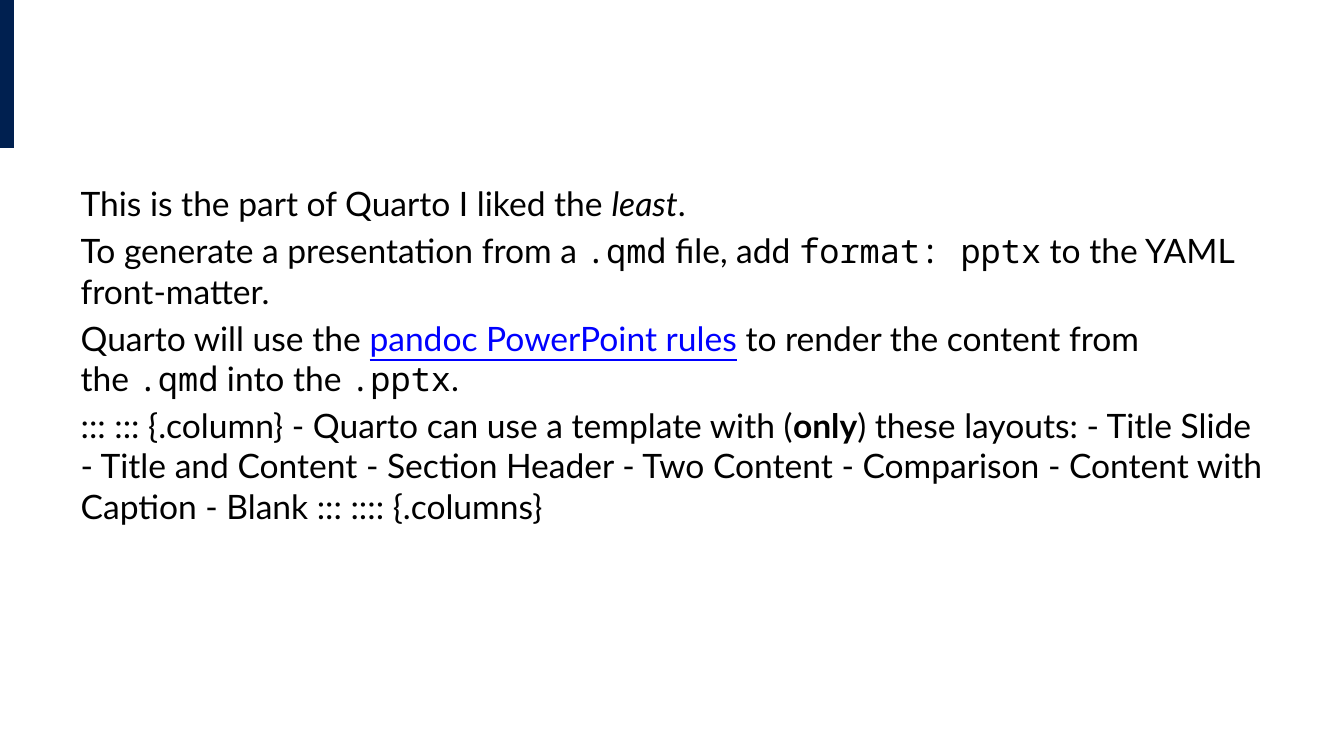
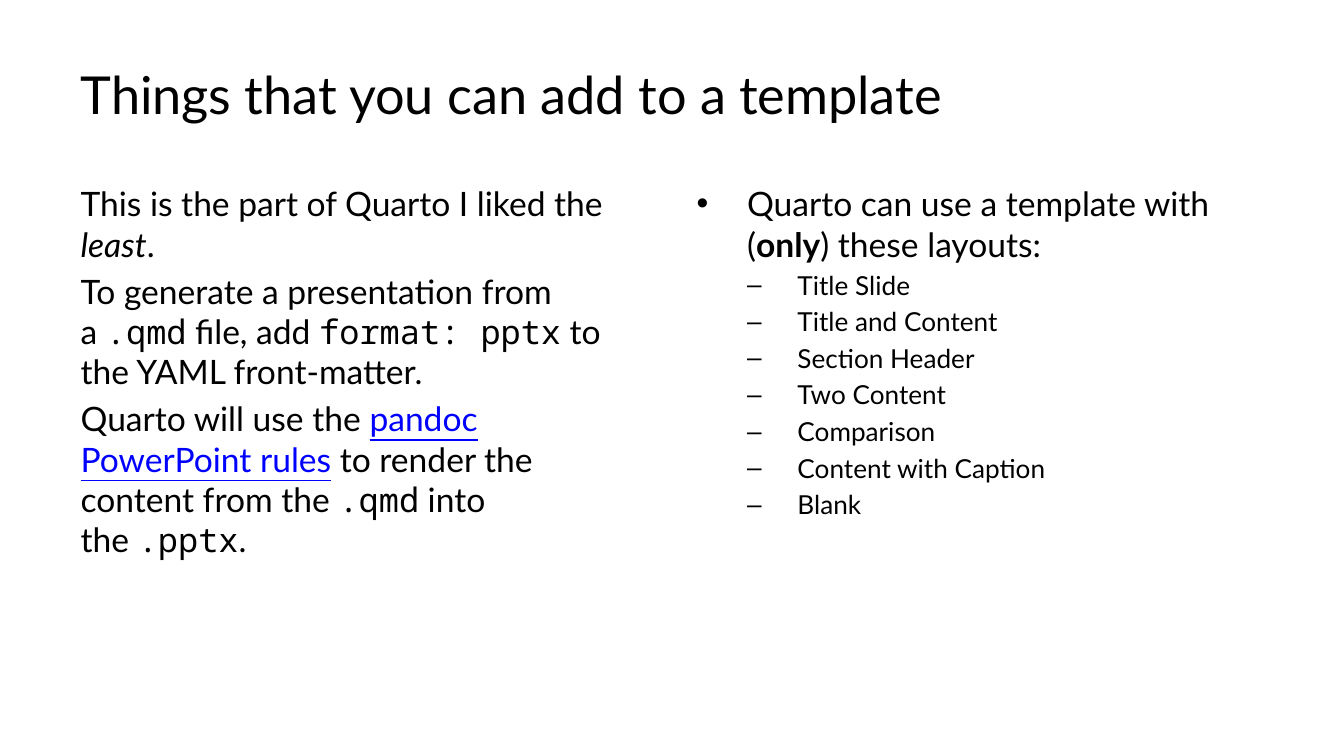
Before and after one commit to lucas-a-meyer/using-quarto, a slide deck: slide 13 of docs/presentation.pptx (slide 14 before the commit). Drawn at 1344x756 pixels with LibreOffice and Linux fonts; fonts in the diff are those of the drawing. Boxes give left, top, right and bottom in pixels: in the first picture for what was removed or moved away, otherwise in the second. Text is boxed around its words. In the diff, an @@ line names an element or a change of style, - is before the commit and + after.

```diff
--- a/docs/presentation.pptx
+++ b/docs/presentation.pptx
@@ rectangle removed at (0, 0, 13, 148) @@
@@ title added at (81, 75, 941, 124), 28 pt, text #000000 @@
+Things that you can add to a template
@@ text added at (747, 191, 1209, 514), 14 pt, text #000000 @@
+• Quarto can use a template with (only) these layouts:
+  – Title Slide
+  – Title and Content
+  – Section Header
+  – Two Content
+  – Comparison
+  – Content with Caption
+  – Blank
@@ text at (81, 412, 1262, 525): paragraph removed @@
-::: ::: {.column} - Quarto can use a template with (only) these layouts: - Title Slide - Title and Content - Section Header - Two Content - Comparison - Content with Caption - Blank ::: :::: {.columns}
```
Also in this commit, not shown: 2 other slides changed, 1 slide added, 1 slide removed, 12 other files.
